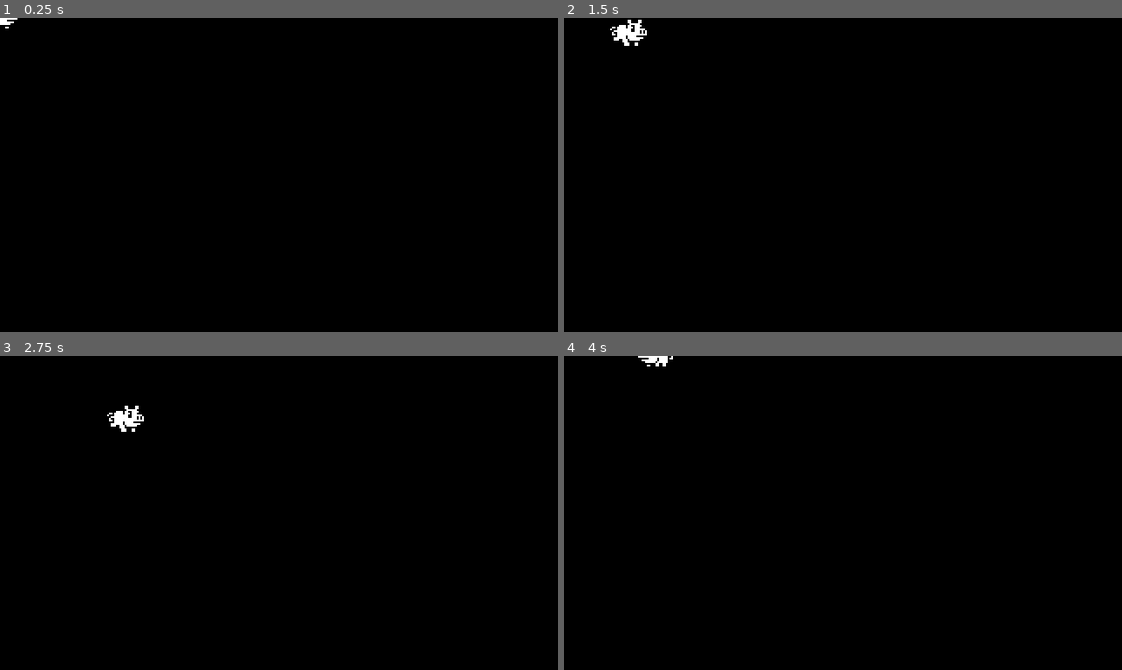
Above: before the commit, frames 1-4 (two rows, left to right).
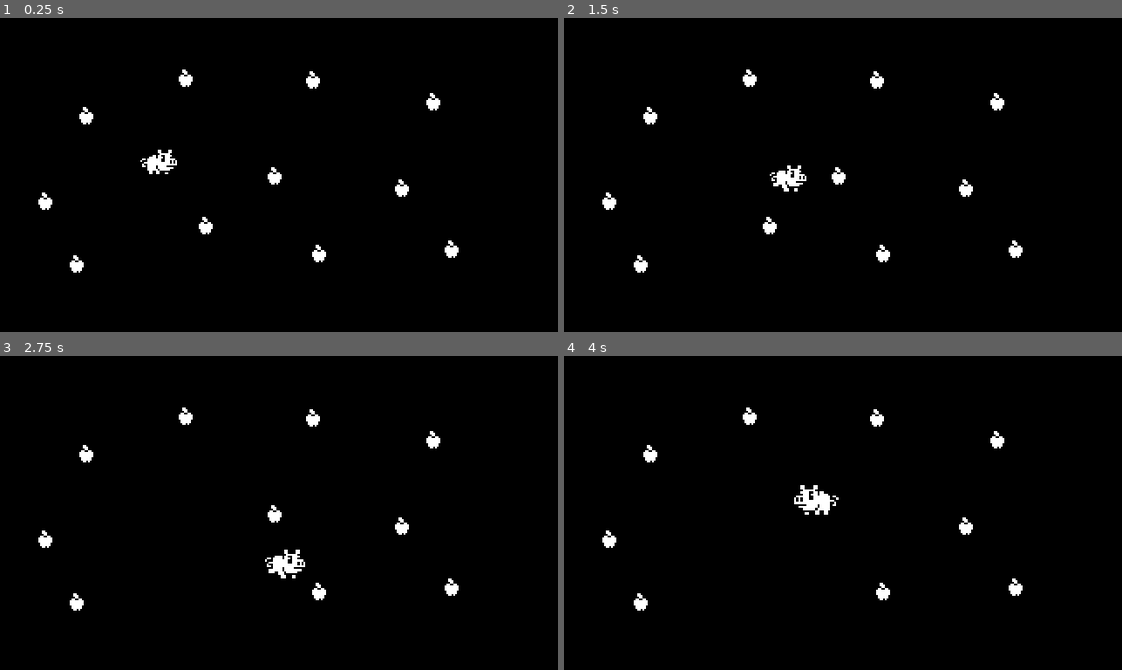
Above: after the commit, the same moments.

Repository: pjz987/1-Bit-Godot
Game: Godot game, scene res://World.tscn
Same seed, same stepped clock (60 frames per second), same inputs: the game is played once before the commit and once after it.
Inputs:
- Up to frame 1 (0.25 s): no input
- Up to frame 2 (1.5 s): tap Enter at 0.5 s; hold Right (ui_right) 0.53-1.28 s; hold Down (ui_down) from 1.28 s (still down)
- Up to frame 3 (2.75 s): release Down (ui_down) at 2.03 s; hold Right (ui_right) from 2.03 s (still down)
- Up to frame 4 (4 s): release Right (ui_right) at 2.78 s; hold Up (ui_up) 2.78-3.53 s; hold Left (ui_left) from 3.53 s (still down)

The runs differ from the first frame. In frame 1, 1.3% of the frame differs, in the area x 0-83%, y 0-82%; in frame 2, 1.5%, in the area x 6-83%, y 0-82%; in frame 3, 1.5%; in frame 4, 1.3%.

Commit message:
Simple Collision Detection + Collision Layers and Masks

Diff:
--- /dev/null
+++ b/Piggy/Apple.tscn
@@ -0,0 +1,17 @@
+[gd_scene load_steps=3 format=2]
+
+[ext_resource path="res://Piggy Game Resources/Apple.png" type="Texture" id=1]
+
+[sub_resource type="CircleShape2D" id=1]
+radius = 5.0
+
+[node name="Apple" type="Area2D"]
+collision_layer = 2
+collision_mask = 0
+
+[node name="Sprite" type="Sprite" parent="."]
+texture = ExtResource( 1 )
+
+[node name="Collision" type="CollisionShape2D" parent="."]
+position = Vector2( 0, 1 )
+shape = SubResource( 1 )
--- a/Piggy/Pig.gd
+++ b/Piggy/Pig.gd
@@ -20,8 +20,17 @@
 
 	animationPlayer.play("Run") if moving else animationPlayer.play("Idle")
 
+#	var areas = get_overlapping_areas() # 2 ways...
+#	for area in areas:
+#		area.queue_free()
+
 func move(xspeed, yspeed, delta):
 	position.x += xspeed * delta
 	position.y += yspeed * delta
 
 	moving = true
+
+
+func _on_Pig_area_entered(area): #... of doing the same thing
+	area.queue_free()
+	scale *= 1.1
--- a/Piggy/Pig.tscn
+++ b/Piggy/Pig.tscn
@@ -42,6 +42,7 @@
 }
 
 [node name="Pig" type="Area2D"]
+collision_mask = 2
 script = ExtResource( 2 )
 __meta__ = {
 "_edit_group_": true
@@ -60,3 +61,4 @@
 playback_speed = 0.5
 anims/Idle = SubResource( 2 )
 anims/Run = SubResource( 3 )
+[connection signal="area_entered" from="." to="." method="_on_Pig_area_entered"]
--- a/Piggy/World.tscn
+++ b/Piggy/World.tscn
@@ -1,6 +1,7 @@
-[gd_scene load_steps=2 format=2]
+[gd_scene load_steps=3 format=2]
 
 [ext_resource path="res://Pig.tscn" type="PackedScene" id=1]
+[ext_resource path="res://Apple.tscn" type="PackedScene" id=2]
 
 [node name="World" type="Node"]
 
@@ -14,3 +15,40 @@
 }
 
 [node name="Pig" parent="." instance=ExtResource( 1 )]
+position = Vector2( 91.5768, 83.6136 )
+
+[node name="Apple" parent="." instance=ExtResource( 2 )]
+position = Vector2( 157.431, 90.2719 )
+
+[node name="Apple2" parent="." instance=ExtResource( 2 )]
+position = Vector2( 118.089, 119.163 )
+
+[node name="Apple3" parent="." instance=ExtResource( 2 )]
+position = Vector2( 183.249, 134.839 )
+
+[node name="Apple4" parent="." instance=ExtResource( 2 )]
+position = Vector2( 248.716, 48.164 )
+
+[node name="Apple5" parent="." instance=ExtResource( 2 )]
+position = Vector2( 179.561, 35.255 )
+
+[node name="Apple6" parent="." instance=ExtResource( 2 )]
+position = Vector2( 258.859, 132.38 )
+
+[node name="Apple7" parent="." instance=ExtResource( 2 )]
+position = Vector2( 230.275, 97.3411 )
+
+[node name="Apple8" parent="." instance=ExtResource( 2 )]
+position = Vector2( 106.41, 34.6403 )
+
+[node name="Apple9" parent="." instance=ExtResource( 2 )]
+position = Vector2( 49.5487, 55.848 )
+
+[node name="Apple10" parent="." instance=ExtResource( 2 )]
+position = Vector2( 25.8823, 105.025 )
+
+[node name="Apple11" parent="." instance=ExtResource( 2 )]
+position = Vector2( 44.0163, 140.986 )
+
+[node name="Apple12" parent="." instance=ExtResource( 2 )]
+position = Vector2( 44.0163, 140.986 )
--- a/Piggy/project.godot
+++ b/Piggy/project.godot
@@ -51,6 +51,11 @@
 "svg/scale": 1.0
 }
 
+[layer_names]
+
+2d_physics/layer_1="Pig"
+2d_physics/layer_2="Apple"
+
 [rendering]
 
 environment/default_environment="res://default_env.tres"
